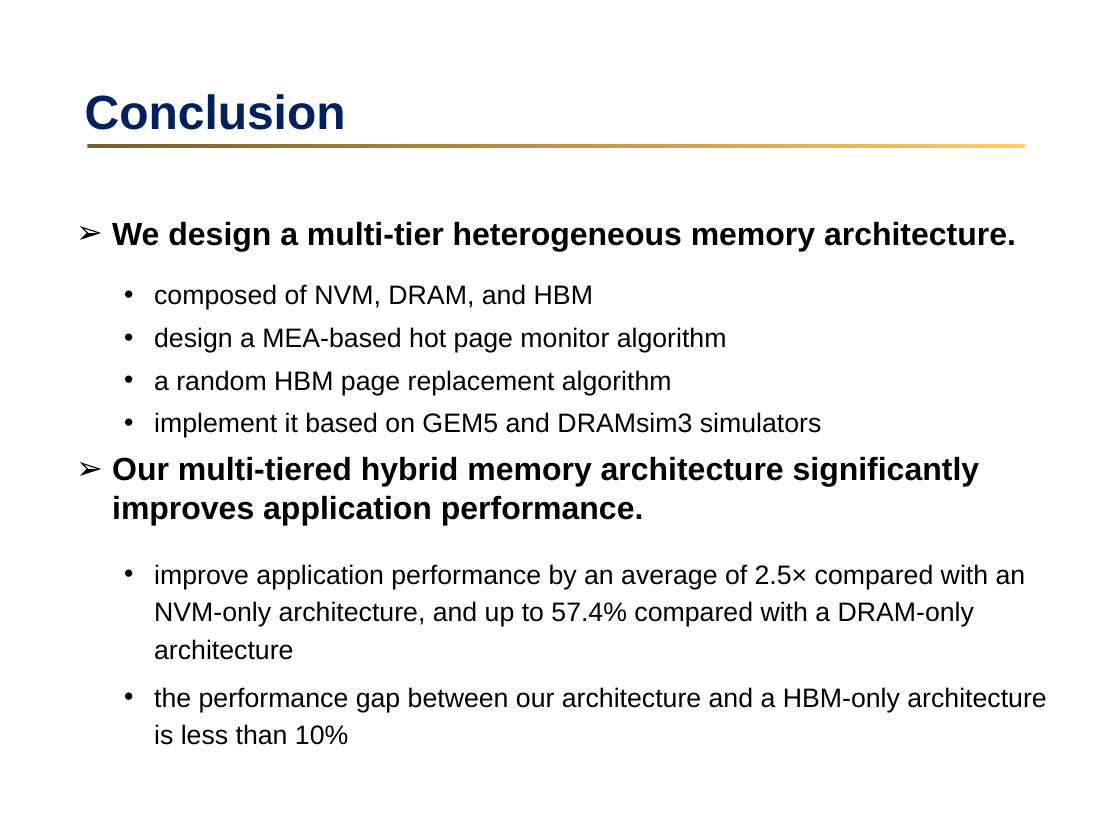
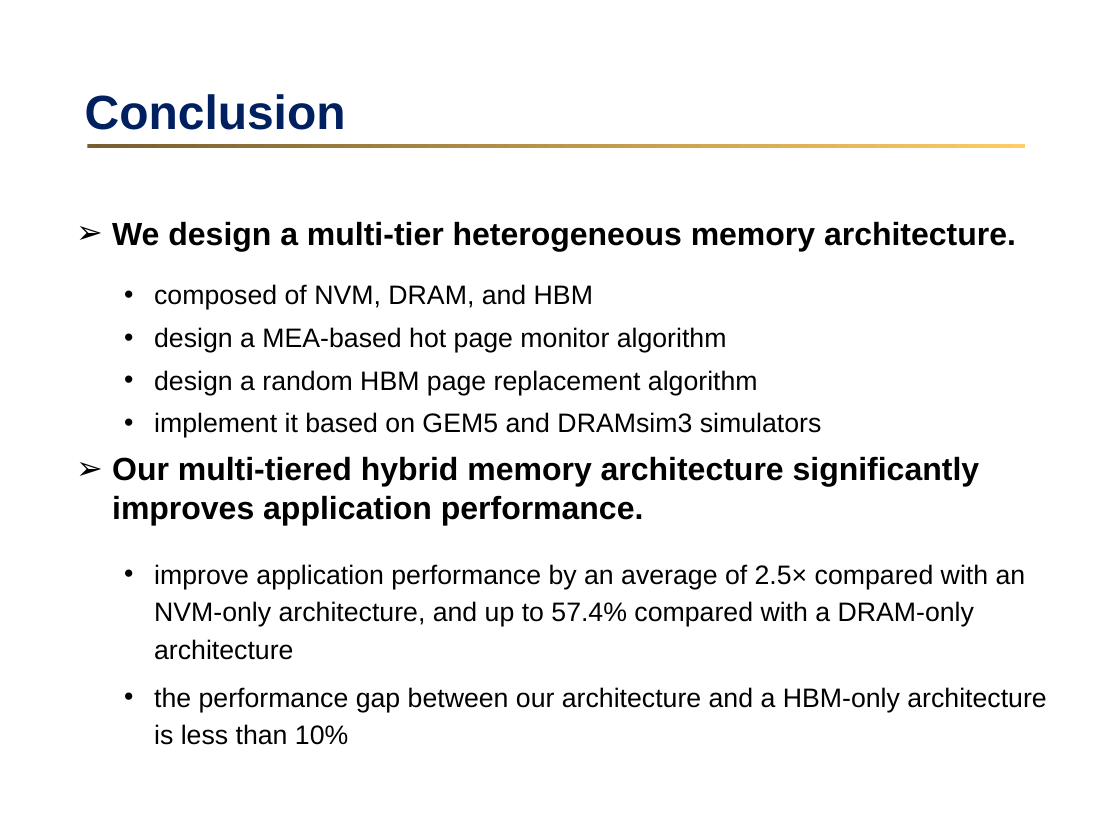
Before and after one commit to zhanghuiwan/LWshare, a slide deck: slide 21 of mascost.pptx. Drawn at 1120x840 pixels with LibreOffice and Linux fonts; fonts in the diff are those of the drawing; background and template pictures are left out. Boxes give left, top, right and bottom in pixels: in the first picture for what was removed or moved away, otherwise in the second. Text is boxed around its words. In the diff, an @@ line names an element or a change of style, - is before the commit and + after.

```diff
--- a/mascost.pptx
+++ b/mascost.pptx
@@ text at box(154, 370, 758, 395): text changed @@
-  • a random HBM page replacement algorithm
+  • design a random HBM page replacement algorithm
```
Also in this commit, not shown: 3 other slides changed.
